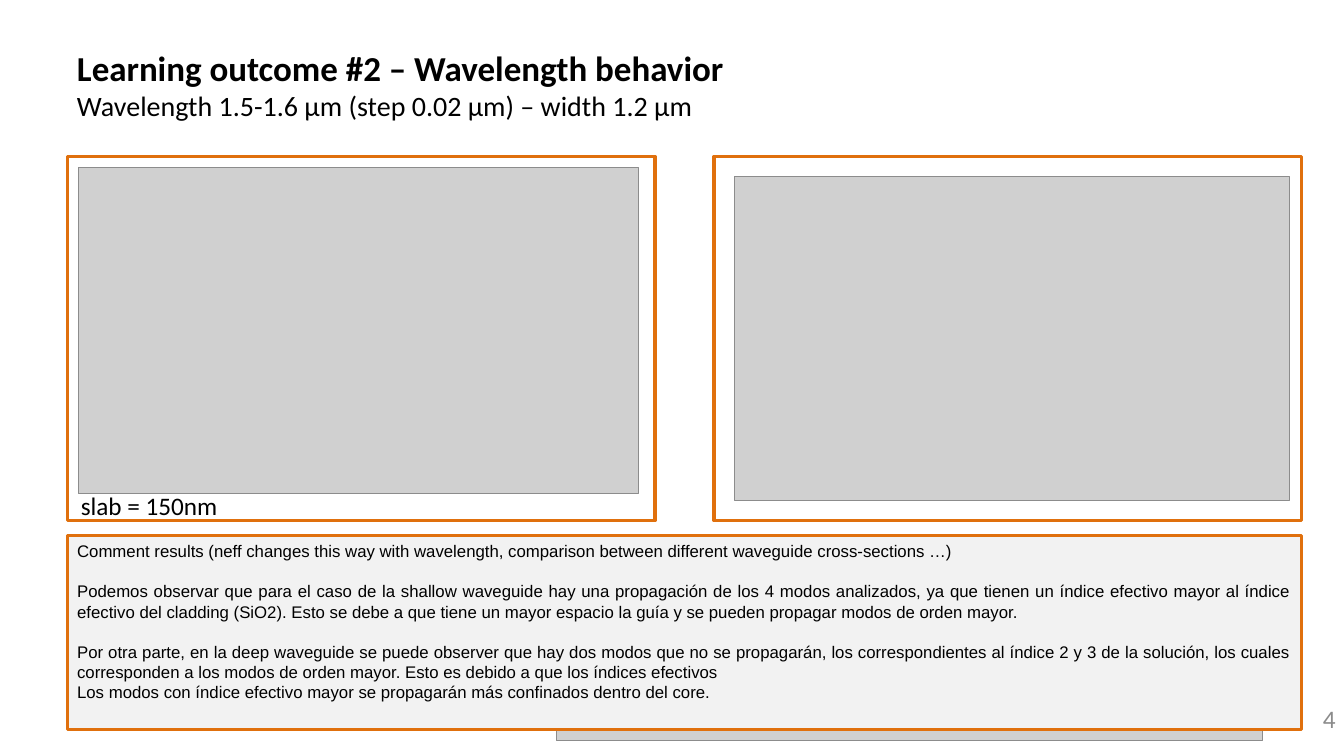
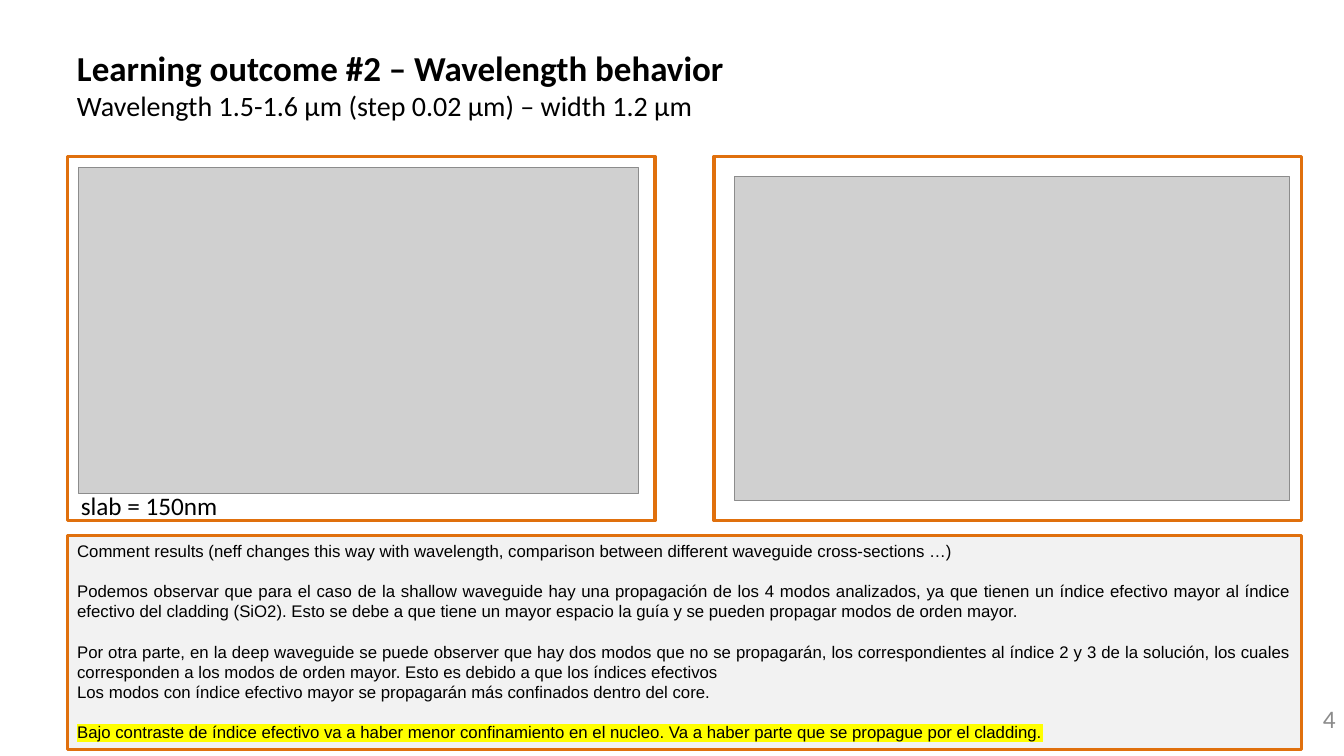
Before and after one commit to snacmuo/pic-upv-lab0, a slide deck: slide 4 of LabBook_010.pptx. Drawn at 1344x756 pixels with LibreOffice and Linux fonts; fonts in the diff are those of the drawing; grey boxes stand for pictures; background and template pictures are left out. Boxes give left, top, right and bottom in pixels: in the first picture for what was removed or moved away, otherwise in the second. Text is boxed around its words. In the diff, an @@ line names an element or a change of style, - is before the commit and + after.

```diff
--- a/LabBook_010.pptx
+++ b/LabBook_010.pptx
@@ rectangle "Comment results (neff changes this ...": place and size @@
-rectangle "Comment results (neff changes this ..." at (68,536,1303,730)
+rectangle "Comment results (neff changes this ..." at (68,536,1303,750)
@@ picture removed at (557,701,1263,741) @@
@@ text in rectangle at (77,725,1041,743): paragraph added @@
+Bajo contraste de índice efectivo va a haber menor confinamiento en el nucleo. Va a haber parte que se propague por el cladding.
```
Also in this commit, not shown: 1 other file.
